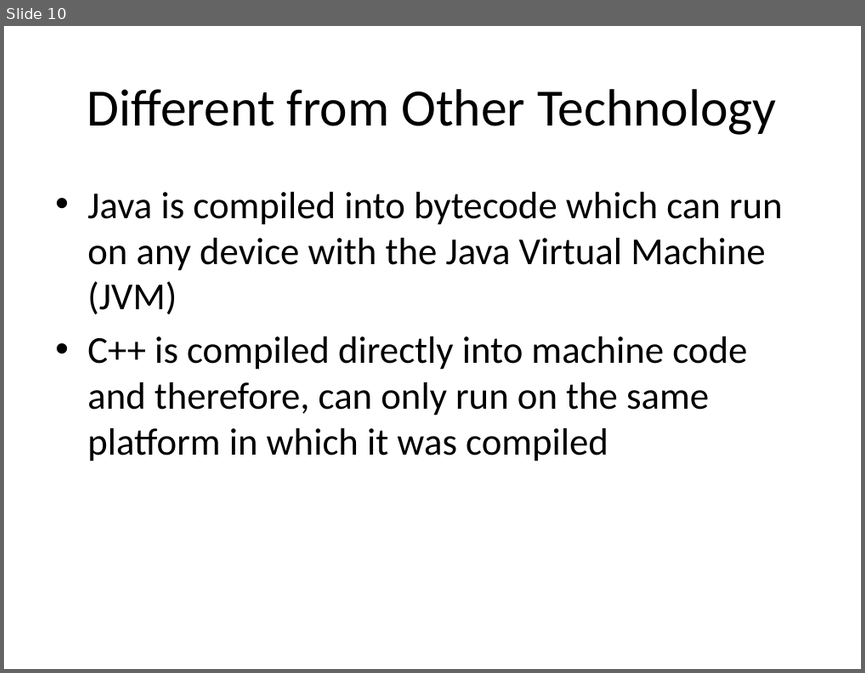
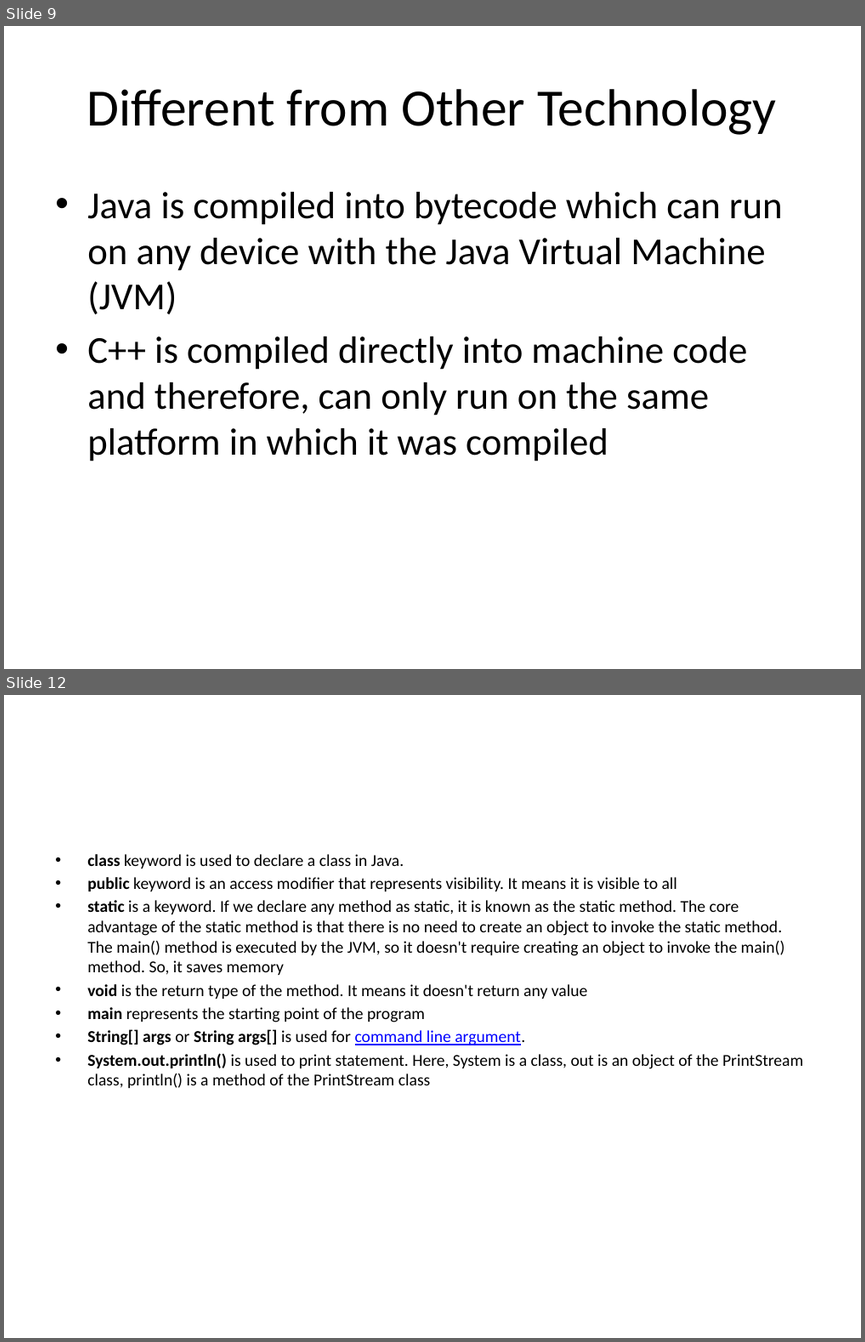
Before and after one commit to Venkivalient/JavaCourse, a slide deck: Java Course.pptx. Shown one above the other, each under a label of ours: slide 10 before the commit, slides 9 and 12 after it; the slides between them are not shown. The pictures are 865x673 and 865x1342 pixels, drawn with LibreOffice and Linux fonts; fonts in the diff are those of the drawing. Boxes give left, top, right and bottom in pixels: in the first picture for what was removed or moved away, otherwise in the second. Text is boxed around its words. In the diff, an @@ line names an element or a change of style, - is before the commit and + after.

```diff
--- a/Java Course.pptx
+++ b/Java Course.pptx
@@ slide 12 added at (x1=4, y1=695, x2=861, y2=1338), background #FFFFFF @@
@@ text added at (x1=87, y1=854, x2=803, y2=1088), 14 pt, text #000000 @@
+• class keyword is used to declare a class in Java.
+• public keyword is an access modifier that represents visibility. It means it is visible to all
+• static is a keyword. If we declare any method as static, it is known as the static method. The core advantage of the static method is that there is no need to create an object to invoke the static method. The main() method is executed by the JVM, so it doesn't require creating an object to invoke the main() method. So, it saves memory
+• void is the return type of the method. It means it doesn't return any value
+• main represents the starting point of the program
+• String[] args or String args[] is used for command line argument.
+• System.out.println() is used to print statement. Here, System is a class, out is an object of the PrintStream class, println() is a method of the PrintStream class
@@ what was slide 10 is now slide 9 @@
```
Also in this commit, not shown: 8 other slides added, 3 slides removed.
